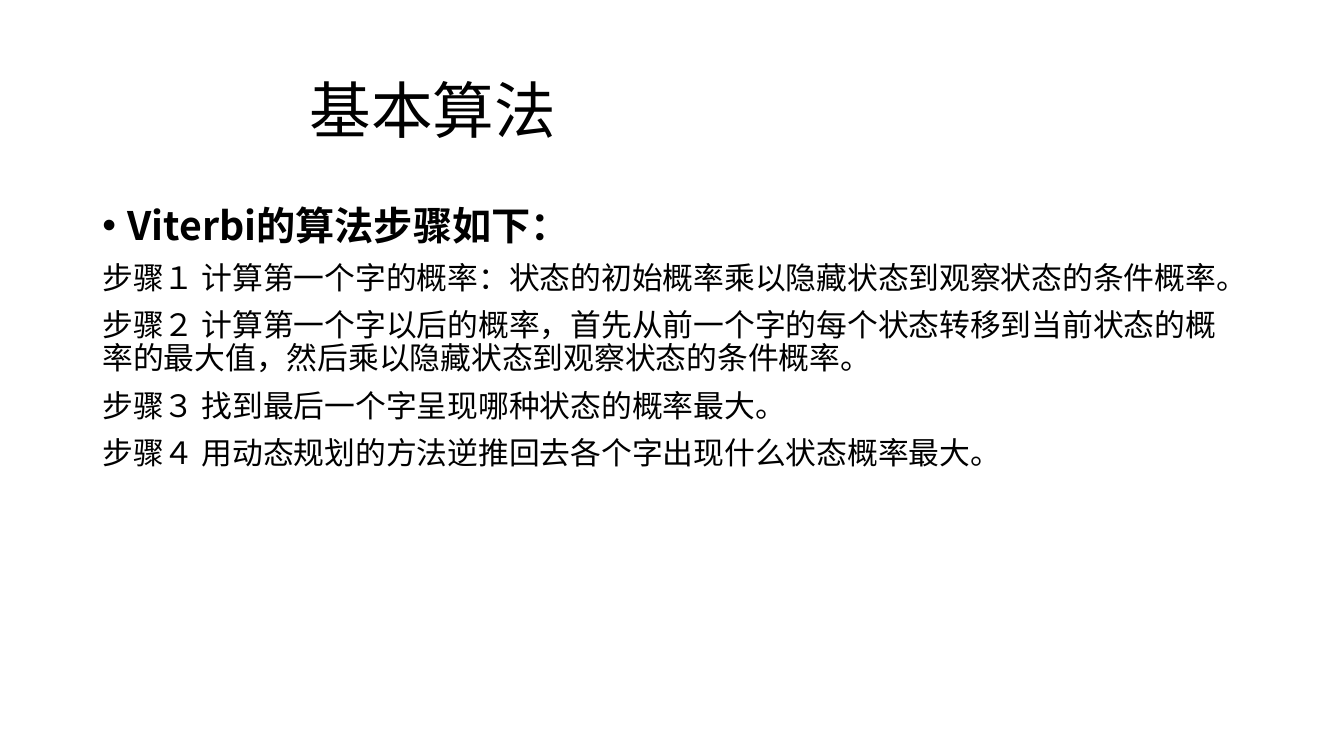
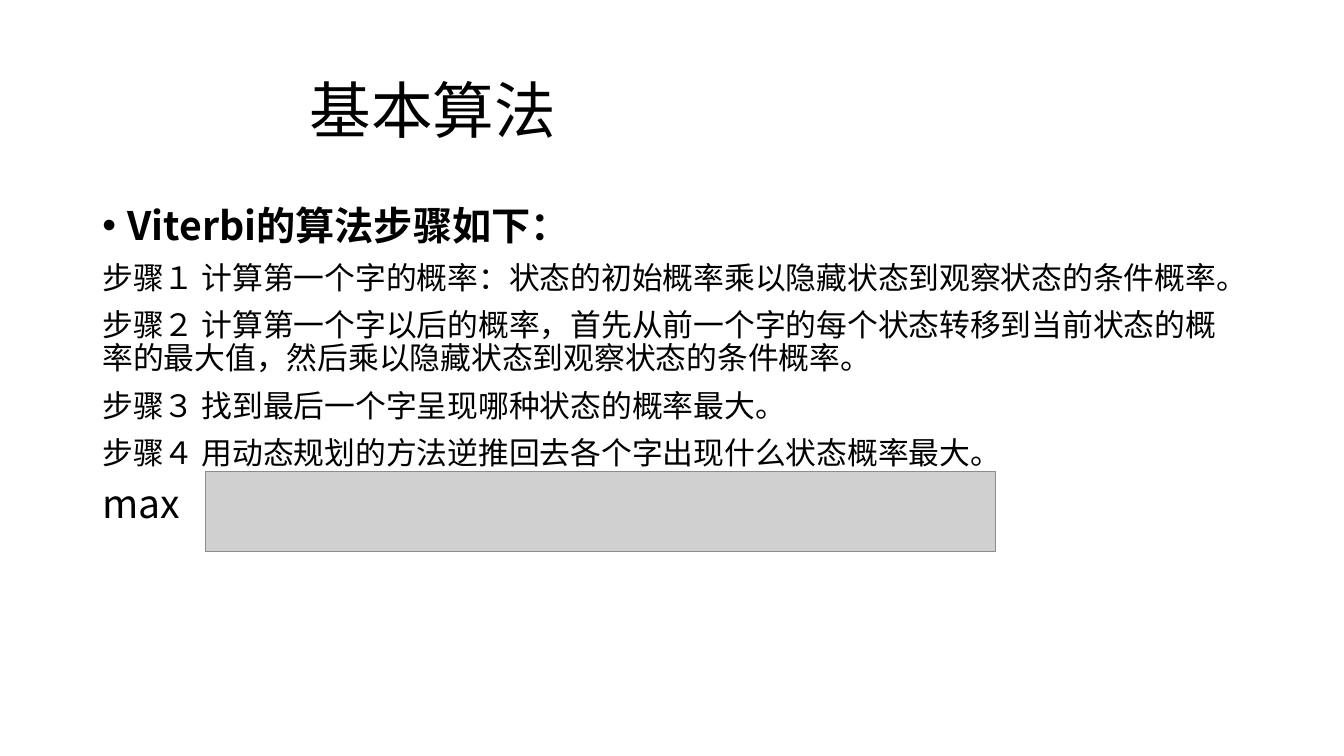
Before and after one commit to zhouxiaozhang/-, a slide deck: slide 7 of 中文分词.pptx. Drawn at 1344x756 pixels with LibreOffice and Linux fonts; fonts in the diff are those of the drawing; grey boxes stand for pictures. Boxes give left, top, right and bottom in pixels: in the first picture for what was removed or moved away, otherwise in the second. Text is boxed around its words. In the diff, an @@ line names an element or a change of style, - is before the commit and + after.

```diff
--- a/中文分词.pptx
+++ b/中文分词.pptx
@@ picture added at [206,472,996,552] @@
@@ text at [102,496,180,519]: paragraph added @@
+max
```
Also in this commit, not shown: 1 other slide changed, 1 slide added.
